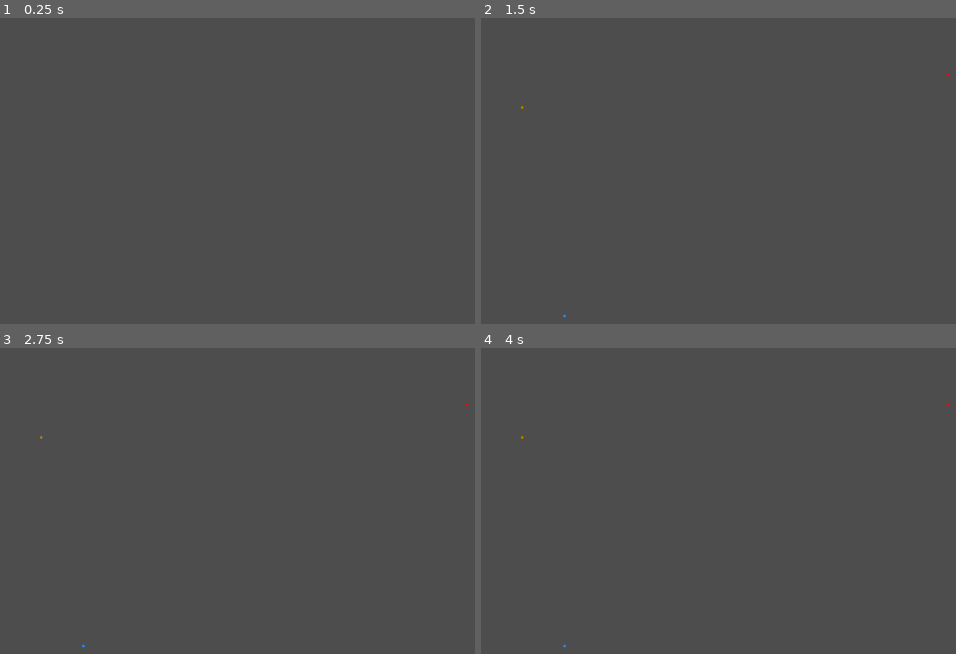
Above: before the commit, frames 1-4 (two rows, left to right).
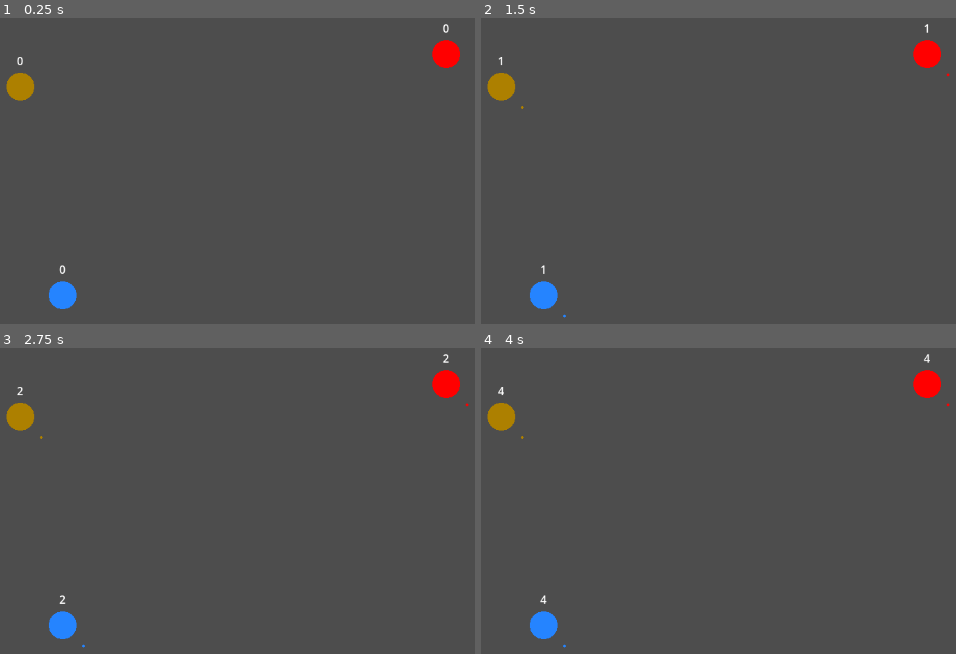
Above: after the commit, the same moments.

Repository: lenomirei/MyGame
Game: Godot game, scene res://level.tscn
Two runs of this game, one before a commit and one after it. Both use one fixed random seed, a clock stepped at 60 frames per second and the inputs below.
Inputs (mouse positions are in pixels of both pictures, inside the frame that each line leads up to):
- Up to frame 1 (0.25 s): no input
- Up to frame 2 (1.5 s): tap Enter at 0.5 s; move the mouse to (542, 296) at 0.52 s; click (542, 296) at 0.67 s; tap Space at 1.25 s; move the mouse to (533, 244) at 1.27 s; click (533, 244) at 1.42 s
- Up to frame 3 (2.75 s): tap Enter at 2 s; move the mouse to (294, 455) at 2.02 s; click (294, 455) at 2.17 s
- Up to frame 4 (4 s): tap Space at 2.75 s; move the mouse to (652, 641) at 2.77 s; click (652, 641) at 2.92 s; tap Enter at 3.5 s; move the mouse to (932, 620) at 3.52 s; click (932, 620) at 3.67 s

The runs differ from the first frame. In frame 1, 1.4% of the frame differs, in the area x 1-97%, y 1-96%; in frame 2, 1.3%; in frame 3, 1.4%; in frame 4, 1.4%.
Error before the commit: Invalid type in function 'draw_circle' in base 'Area2D (Country)'. Cannot convert argument 2 from Nil to float. (res://country.gd:30)

Commit message:
[fix] Fix bugs.

Diff:
--- a/country.gd
+++ b/country.gd
@@ -5,21 +5,18 @@
 signal connecting_enter()
 signal connecting_exit()
 
-@export var color := Color.RED
-@export var radius = 20.0
-@export var under_player_countrol = false
+@export var color: Color = Color.RED
+@export var radius: float = 20.0
+@export var under_player_countrol: bool = false
+@export var max_soldier_count: int = 50
 var spawn_cd: float = 1.0
 var soldier_class: PackedScene = preload("res://soldier.tscn") as PackedScene
 var mouse_enter: bool = false
 var connecting: bool = false
 
-func _init(c: Color = Color.RED) -> void:
-	color = c
-
 # Called when the node enters the scene tree for the first time.
 func _ready() -> void:
 	reset()
-	pass
 
 # Called every frame. 'delta' is the elapsed time since the previous frame.
 func _process(delta: float) -> void:
@@ -39,16 +36,17 @@
 
 func start_spawn() -> void:
 	var spawn_timer: Timer = $"Timer"
-	spawn_timer.one_shot = false
-	spawn_timer.start(spawn_cd)
+	if spawn_timer.is_stopped():
+		spawn_timer.one_shot = false
+		spawn_timer.start(spawn_cd)
 
 func _on_spawn_timer_timeout() -> void:
-	var soldier: Soldier = soldier_class.instantiate() as Soldier
-	soldier.initialize(self)
-	$"Soldiers".add_child(soldier)
-	soldier.position = Vector2(30, 30)
-	pass # Replace with function body.
-
+	if $"Soldiers".get_child_count() < max_soldier_count:
+		var soldier: Soldier = soldier_class.instantiate() as Soldier
+		soldier.initialize(color)
+		$"Soldiers".add_child(soldier)
+		soldier.position = Vector2(30, 30)
+		_update_label()
 
 func _unhandled_input(event: InputEvent) -> void:
 	if event is InputEventMouseButton:
@@ -63,12 +61,9 @@
 			connecting_enter.emit()
 
 func captured(e_c: Country) -> void:
-	if e_c.under_player_countrol:
-		pass
-	else:
-		pass
-
-
+	color = e_c.color
+	under_player_countrol = e_c.under_player_countrol
+	reset()
 	pass
 
 func reset() -> void:
@@ -82,3 +77,6 @@
 
 func _player_on_mouse_exited() -> void:
 	mouse_enter = false
+
+func _update_label() -> void:
+	$"Label".text = String.num_uint64($"Soldiers".get_child_count())
--- a/country.tscn
+++ b/country.tscn
@@ -15,4 +15,12 @@
 
 [node name="Soldiers" type="Node2D" parent="." unique_id=98623314]
 
+[node name="Label" type="Label" parent="." unique_id=332238619]
+offset_left = -20.0
+offset_top = -49.0
+offset_right = 20.0
+offset_bottom = -26.0
+text = "0"
+horizontal_alignment = 1
+
 [connection signal="timeout" from="Timer" to="." method="_on_spawn_timer_timeout"]
--- a/level.tscn
+++ b/level.tscn
@@ -6,18 +6,14 @@
 
 [node name="EnemyCountry" parent="." unique_id=2022963055 instance=ExtResource("1_u52ul")]
 position = Vector2(913, 81)
-color = null
-radius = null
-under_player_countrol = null
+max_soldier_count = 20
 
 [node name="PlayerCountry" parent="." unique_id=576319512 instance=ExtResource("1_u52ul")]
 position = Vector2(360, 429)
 color = Color(0.14520842, 0.51802653, 0.99999994, 1)
-radius = null
 under_player_countrol = true
 
 [node name="Country" parent="." unique_id=653837030 instance=ExtResource("1_u52ul")]
 position = Vector2(299, 128)
 color = Color(0.6788892, 0.50372463, 0, 1)
-radius = null
-under_player_countrol = null
+max_soldier_count = 30
--- a/soldier.gd
+++ b/soldier.gd
@@ -3,10 +3,11 @@
 class_name Soldier
 
 @export var radius: float = 2.0
-var master_country: Country
+var soldier_color: Color = Color.RED
 
-func initialize(c: Country = null) -> void:
-	master_country = c
+func initialize(c: Color) -> void:
+	soldier_color = c
+	queue_redraw()
 
 func _ready() -> void:
 	pass
@@ -15,5 +16,4 @@
 	pass
 
 func _draw() -> void:
-	var draw_color := master_country.color if is_instance_valid(master_country) else Color.WHITE
-	draw_circle(Vector2.ZERO, radius, draw_color)
+	draw_circle(Vector2.ZERO, radius, soldier_color)
